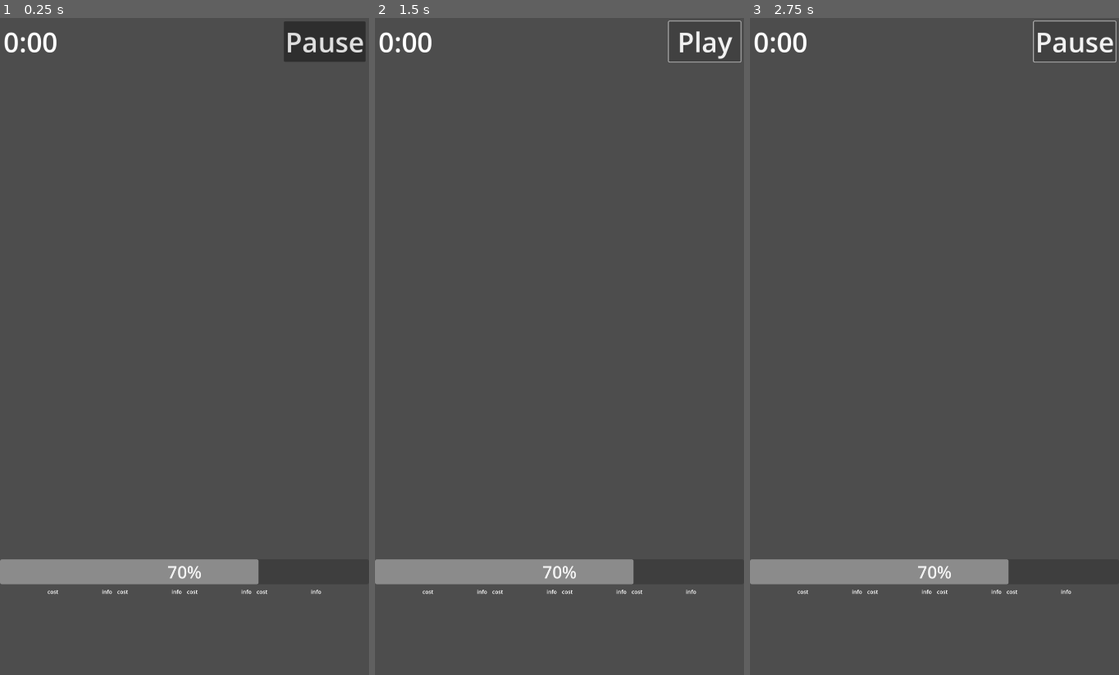
Above: before the commit, frames 1-3 (left to right).
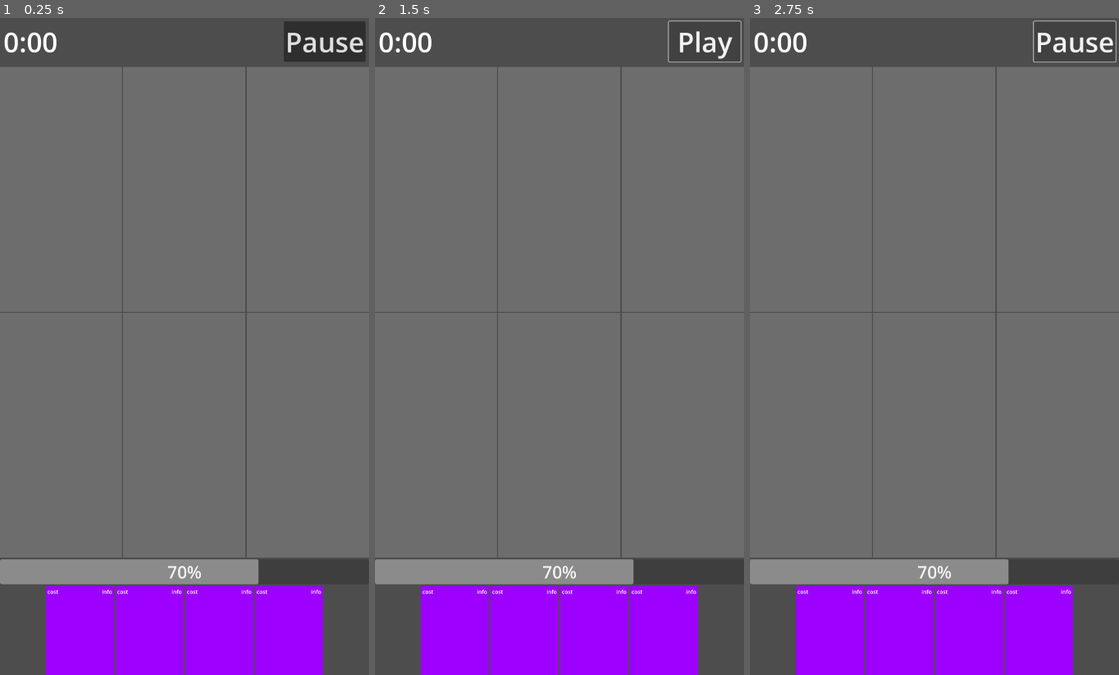
Above: after the commit, the same moments.

Repository: BerkZerker/CFG-Project
Game: Godot game, scene res://src/game/game.tscn
The game is run twice, just before and just after one commit, with the same random seed, the same clock (stepped at 60 frames per second) and the same inputs.
Inputs (mouse positions are in pixels of both pictures, inside the frame that each line leads up to):
- Up to frame 1 (0.25 s): no input
- Up to frame 2 (1.5 s): tap Enter at 0.5 s; move the mouse to (640, 313) at 0.52 s; click (640, 313) at 0.67 s; click "Pause" at 1.25 s
- Up to frame 3 (2.75 s): click "Play" at 2 s

The runs differ from the first frame. In frame 1, 84% of the frame differs, in the area x 0-100%, y 7-100%; in frame 2, 84%; in frame 3, 84%.

Commit message:
worked on zones

Diff:
--- a/src/cards/card.tscn
+++ b/src/cards/card.tscn
@@ -1,9 +1,18 @@
-[gd_scene load_steps=4 format=3 uid="uid://qgf2qrsruc3k"]
+[gd_scene load_steps=5 format=3 uid="uid://qgf2qrsruc3k"]
 
 [ext_resource type="Script" path="res://src/cards/card.gd" id="1_ius43"]
+[ext_resource type="Texture2D" uid="uid://bj540k5hs1pf4" path="res://old/objects/entity/player/player.png" id="2_1o5ry"]
 
-[sub_resource type="RectangleShape2D" id="RectangleShape2D_ef7af"]
-size = Vector2(200, 260)
+[sub_resource type="SpriteFrames" id="SpriteFrames_ed8k4"]
+animations = [{
+"frames": [{
+"duration": 1.0,
+"texture": ExtResource("2_1o5ry")
+}],
+"loop": false,
+"name": &"default",
+"speed": 5.0
+}]
 
 [sub_resource type="RectangleShape2D" id="RectangleShape2D_sqyjg"]
 size = Vector2(200, 260)
@@ -22,13 +31,8 @@
 
 [node name="Timer" type="Timer" parent="."]
 
-[node name="Area2D" type="Area2D" parent="."]
-position = Vector2(100, 130)
-
-[node name="CollisionShape2D" type="CollisionShape2D" parent="Area2D"]
-shape = SubResource("RectangleShape2D_ef7af")
-
 [node name="AnimatedSprite2D" type="AnimatedSprite2D" parent="."]
+sprite_frames = SubResource("SpriteFrames_ed8k4")
 centered = false
 
 [node name="GUI" type="Control" parent="."]
@@ -57,5 +61,3 @@
 shape = SubResource("RectangleShape2D_sqyjg")
 
 [node name="AnimationPlayer" type="AnimationPlayer" parent="."]
-
-[connection signal="area_entered" from="Area2D" to="." method="_on_area_2d_area_entered"]
--- /dev/null
+++ b/src/game/arena.tscn
@@ -0,0 +1,13 @@
+[gd_scene load_steps=2 format=3 uid="uid://dtyunjlwjefep"]
+
+[ext_resource type="PackedScene" uid="uid://bpod5q0siu5vg" path="res://src/game/zone.tscn" id="1_k86yb"]
+
+[node name="Arena" type="VBoxContainer"]
+size_flags_horizontal = 3
+size_flags_vertical = 3
+
+[node name="EnemyZone" parent="." instance=ExtResource("1_k86yb")]
+layout_mode = 2
+
+[node name="PlayerZone" parent="." instance=ExtResource("1_k86yb")]
+layout_mode = 2
--- a/src/game/game.tscn
+++ b/src/game/game.tscn
@@ -1,8 +1,9 @@
-[gd_scene load_steps=4 format=3 uid="uid://ccn4cpnrhfgb2"]
+[gd_scene load_steps=5 format=3 uid="uid://ccn4cpnrhfgb2"]
 
 [ext_resource type="Script" path="res://src/game/game.gd" id="1_lkv3w"]
 [ext_resource type="PackedScene" uid="uid://bpod5q0siu5vg" path="res://src/game/zone.tscn" id="2_3xpaq"]
 [ext_resource type="PackedScene" uid="uid://d4m06jrs44vna" path="res://src/game/hand.tscn" id="3_3ifxr"]
+[ext_resource type="PackedScene" uid="uid://dtyunjlwjefep" path="res://src/game/arena.tscn" id="3_eytvg"]
 
 [node name="Main" type="Node"]
 script = ExtResource("1_lkv3w")
@@ -41,6 +42,10 @@
 text = "Pause"
 
 [node name="Zone" parent="VBoxContainer" instance=ExtResource("2_3xpaq")]
+visible = false
+layout_mode = 2
+
+[node name="Arena" parent="VBoxContainer" instance=ExtResource("3_eytvg")]
 layout_mode = 2
 
 [node name="ProgressBar" type="ProgressBar" parent="VBoxContainer"]
--- a/src/game/lane.gd
+++ b/src/game/lane.gd
@@ -1,10 +1,11 @@
 @tool
 
-class_name Lane extends VBoxContainer
+class_name Lane extends TextureRect
 
-@onready var cardDropArea := $CardDropArea
-@onready var collisionShape := $CardDropArea/CollisionShape2D
+var touch_indexes: Dictionary = {}
 
+signal entered(index)
+signal exited(index)
 
 # Called when the node enters the scene tree for the first time.
 func _ready():
@@ -16,9 +17,29 @@
 	pass
 
 
-# Resize and reposition the collisionShape whenever the base node changes.
-func _on_resized():
-	collisionShape.shape.extents.x = get_rect().size.x / 2.0
-	collisionShape.shape.extents.y = get_rect().size.y / 2.0
-	cardDropArea.position.x += get_rect().size.x / 2.0
-	cardDropArea.position.y += get_rect().size.y / 2.0
+# This handles if the card is selected, dragged, and dropped.
+func _unhandled_input(event : InputEvent) -> void:
+	if event is InputEventScreenTouch:
+		if get_global_rect().has_point(event.position):
+			# If a touch down happens inside the rect
+			if event.pressed and not touch_indexes.has(event.index):
+				touch_indexes[event.index] = true
+				# Emit sig
+			# If a touch up happens inside the rect
+			elif not event.pressed and touch_indexes.has(event.index):
+				touch_indexes.erase(event.index)
+				# emit sig
+
+	if event is InputEventScreenDrag:
+		if get_global_rect().has_point(event.position):
+			# If a touch drag enters the rect
+			if not touch_indexes.has(event.index):
+				touch_indexes[event.index] = true
+				entered.emit(event.index)
+				print('drag in')
+		else:
+			# If a touch drag exits the rect.
+			if touch_indexes.has(event.index):
+				touch_indexes.erase(event.index)
+				exited.emit(event.index)
+				print('drag out')
--- a/src/game/lane.tscn
+++ b/src/game/lane.tscn
@@ -1,17 +1,19 @@
 [gd_scene load_steps=3 format=3 uid="uid://bf74jxsgldog1"]
 
+[ext_resource type="Texture2D" uid="uid://c75lqs70fo4cf" path="res://old/objects/enviromment/blank.png" id="1_a12n1"]
 [ext_resource type="Script" path="res://src/game/lane.gd" id="1_hiiu1"]
 
-[sub_resource type="RectangleShape2D" id="RectangleShape2D_3fvg7"]
-size = Vector2(358, 1434)
-
-[node name="Lane" type="VBoxContainer"]
+[node name="Lane" type="TextureRect"]
 size_flags_horizontal = 3
+size_flags_vertical = 3
+texture = ExtResource("1_a12n1")
+expand_mode = 1
 script = ExtResource("1_hiiu1")
 
-[node name="CardDropArea" type="Area2D" parent="."]
-
-[node name="CollisionShape2D" type="CollisionShape2D" parent="CardDropArea"]
-shape = SubResource("RectangleShape2D_3fvg7")
-
-[connection signal="resized" from="." to="." method="_on_resized"]
+[node name="VBoxContainer" type="VBoxContainer" parent="."]
+layout_mode = 1
+anchors_preset = 15
+anchor_right = 1.0
+anchor_bottom = 1.0
+grow_horizontal = 2
+grow_vertical = 2
Not shown, changed: todo.txt
